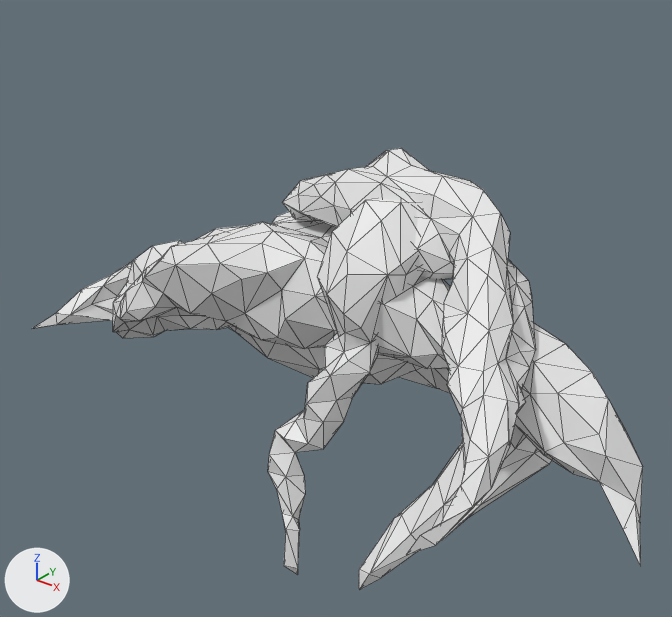
Before and after pictures for a commit that changed the Blender file GJUnityProject/Assets/Art/Models/Placeable/Roots.blend.
One viewpoint serves both versions: a 50 mm lens placed at (19.6, -25.2, 17.8), pointed at (-1.7, 1.5, 1.2). The lights are fixed; the arrows at lower left show +X, +Y and +Z. Mesh edges are drawn as thin lines. The same objects are shown in both versions, whatever each file hides.

The first picture shows 'RootBase.1', 'RootBase.2', 'RootBase.3', 'RootBranch.1'.
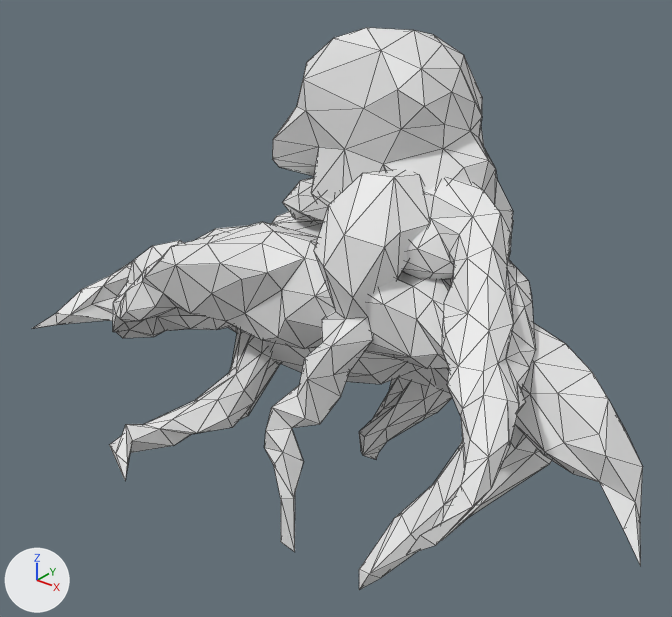
Where the change shows, as pixel boxes (x1, y1, x2, y2) in the pictures (672 x 617 px):
'RootBase_4', added
    after: (272, 28, 513, 460)
'RootBranch.1', moved, modifiers changed
    before: (268, 198, 422, 575)
    after: (265, 170, 430, 552)
'RootBranch_2', added
    after: (109, 329, 281, 480)

The change, as a diff of the scene's bpy script:
```diff
--- a/GJUnityProject/Assets/Art/Models/Placeable/Roots.blend.py
+++ b/GJUnityProject/Assets/Art/Models/Placeable/Roots.blend.py
@@ me_cylinder_010_1 @@
+me_cylinder_010_1.from_pydata(...)  # 1972 vertices, 3940 faces; spans x -5.7..8.2, y -6.4..4.2, z -8.1..12.2
@@ me_cylinder_011 @@
+me_cylinder_011.from_pydata(...)  # 1352 vertices, 2700 faces; spans x -2.12..1.77, y -6.48..6.55, z -0.69..3.01
@@ ob_rootbranch_1 @@
 ob_rootbranch_1 = bpy.data.objects.new('RootBranch.1', me_cylinder_007)
-ob_rootbranch_1.location = (0.26, -1.82, -2.45)
+ob_rootbranch_1.location = (0.0, -1.68, -1.53)
 _m = ob_rootbranch_1.modifiers.new('Decimate', 'DECIMATE')
-_m.ratio = 0.352
+_m.ratio = 0.251
@@ ob_rootbase_4_1 @@
+ob_rootbase_4_1 = bpy.data.objects.new('RootBase_4', me_cylinder_010_1)
+ob_rootbase_4_1.location = (0.0, 7.1, 0.0)
+_m = ob_rootbase_4_1.modifiers.new('Decimate', 'DECIMATE')
+_m.ratio = 0.132
@@ ob_rootbranch_2 @@
+ob_rootbranch_2 = bpy.data.objects.new('RootBranch_2', me_cylinder_011)
+ob_rootbranch_2.location = (-5.84, -1.74, -3.13)
+ob_rootbranch_2.rotation_euler = (0.0, 0.0, -2.959)  # degrees (0, 0, -170)
+_m = ob_rootbranch_2.modifiers.new('Decimate', 'DECIMATE')
+_m.ratio = 0.0502
```
